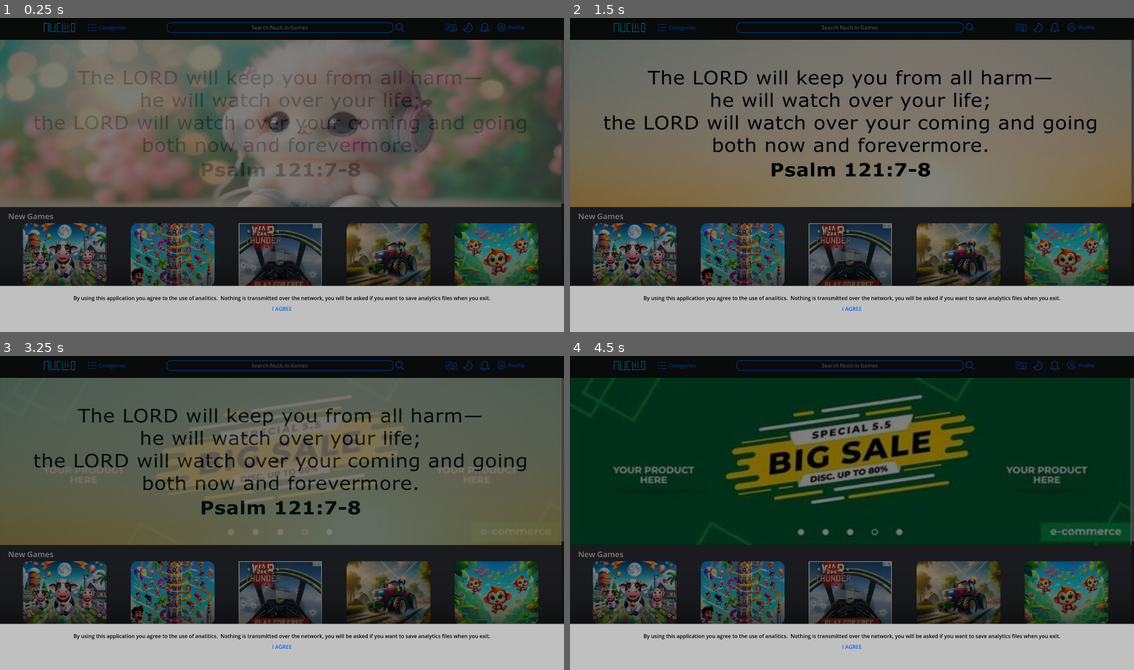
Above: before the commit, frames 1-4 (two rows, left to right).
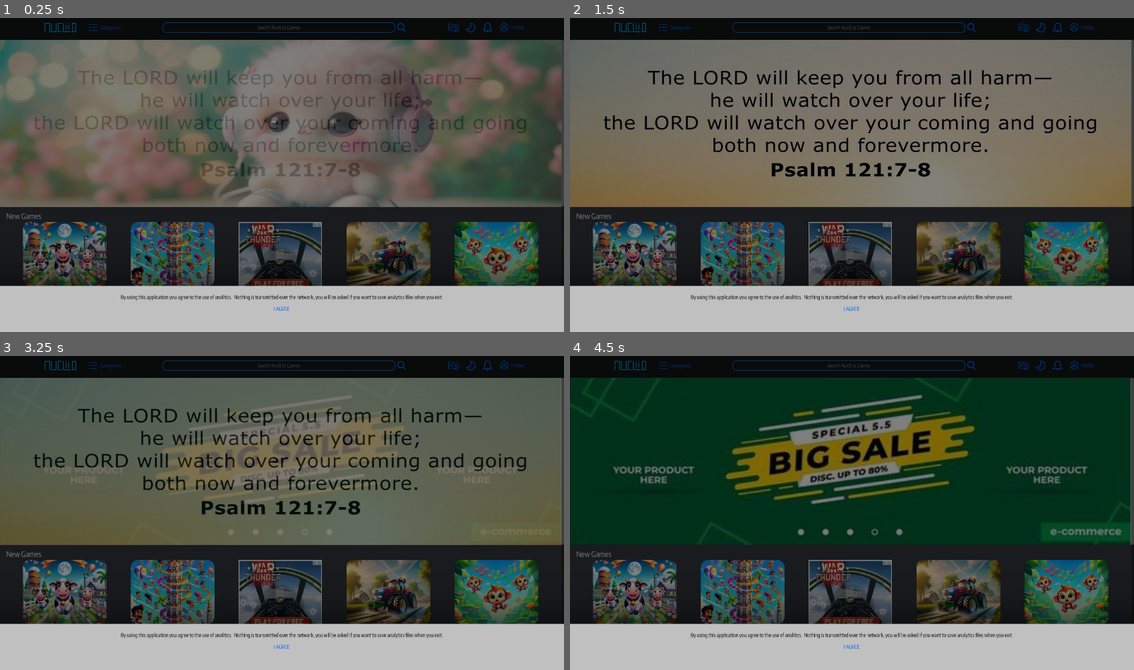
Above: after the commit, the same moments.

Repository: MichaelDawe/nucli.io
Game: Godot game, scene res://main.tscn
Two runs of this game, one before a commit and one after it. Both use one fixed random seed, a clock stepped at 60 frames per second and the inputs below.
Inputs (mouse positions are in pixels of both pictures, inside the frame that each line leads up to):
- Up to frame 1 (0.25 s): no input
- Up to frame 2 (1.5 s): click (852, 27) at 0.52 s; type "Alex" at 0.6 s; click (632, 253) at 1.27 s
- Up to frame 3 (3.25 s): click "Alpha" at 2 s; click (282, 594) at 2.75 s
- Up to frame 4 (4.5 s): click "Carp" at 3.5 s; click "Joe Monka" at 4.25 s

The runs differ from the first frame. In frame 1, 5.4% of the frame differs, in the area x 1-100%, y 1-94%; in frame 2, 5.4%; in frame 3, 5.4%; in frame 4, 5.4%.

Commit message:
added background music and background music volume to settings page

Diff:
--- a/creator_dashboard_upload.tscn
+++ b/creator_dashboard_upload.tscn
@@ -143,7 +143,6 @@
 expand_mode = 1
 
 [node name="_CreatorAnalitics1" type="TextureRect" parent="."]
-visible = false
 layout_mode = 1
 anchors_preset = 15
 anchor_right = 1.0
@@ -191,6 +190,7 @@
 size_flags_vertical = 3
 
 [node name="CreatorDashboardHome" type="MarginContainer" parent="ScrollContainer/VBoxContainer"]
+visible = false
 layout_mode = 2
 theme_override_constants/margin_left = 32
 theme_override_constants/margin_top = 32
@@ -984,8 +984,8 @@
 layout_mode = 2
 
 [node name="creatorCap" type="Button" parent="ScrollContainer/VBoxContainer/CreatorAnalitics1/HBoxContainer/all/HBoxContainer"]
-modulate = Color(0.682353, 1, 1, 1)
-layout_mode = 2
+layout_mode = 2
+theme_override_colors/font_color = Color(0.682353, 1, 1, 1)
 theme_override_font_sizes/font_size = 48
 text = "CREATOR_CAP"
 
@@ -1038,8 +1038,8 @@
 text = "CREATOR_CAP"
 
 [node name="gamesCap" type="Button" parent="ScrollContainer/VBoxContainer/CreatorAnalitics2/HBoxContainer/all/HBoxContainer"]
-modulate = Color(0.682353, 1, 1, 1)
-layout_mode = 2
+layout_mode = 2
+theme_override_colors/font_color = Color(0.682353, 1, 1, 1)
 theme_override_font_sizes/font_size = 48
 text = "GAMES_CAP"
 
@@ -1054,7 +1054,6 @@
 size_flags_stretch_ratio = 0.13
 
 [node name="CreatorAnalitics3" type="MarginContainer" parent="ScrollContainer/VBoxContainer"]
-visible = false
 layout_mode = 2
 theme_override_constants/margin_left = 32
 theme_override_constants/margin_top = 32
@@ -1092,8 +1091,8 @@
 text = "GAMES_CAP"
 
 [node name="audienceCap" type="Button" parent="ScrollContainer/VBoxContainer/CreatorAnalitics3/HBoxContainer/all/HBoxContainer"]
-modulate = Color(0.682353, 1, 1, 1)
-layout_mode = 2
+layout_mode = 2
+theme_override_colors/font_color = Color(0.682353, 1, 1, 1)
 theme_override_font_sizes/font_size = 48
 text = "AUDIENCE_CAP"
 
--- a/main.gd
+++ b/main.gd
@@ -38,6 +38,7 @@
 
 # Called when the node enters the scene tree for the first time.
 func _ready() -> void:
+	$AudioStreamPlayer2D.volume_db = 10 * (log(32 / 100.0) / log(10))
 	# stop it automatically quitting
 	get_tree().set_auto_accept_quit(false)
 	# setup blank textures for heatmapping
--- a/main.tscn
+++ b/main.tscn
@@ -1,8 +1,9 @@
-[gd_scene load_steps=11 format=3 uid="uid://d3gpte1wfoao5"]
+[gd_scene load_steps=12 format=3 uid="uid://d3gpte1wfoao5"]
 
 [ext_resource type="Theme" uid="uid://cr3crcndaspom" path="res://dark_theme.tres" id="1_2vevm"]
 [ext_resource type="Script" path="res://main.gd" id="2_sxit2"]
 [ext_resource type="PackedScene" uid="uid://c6nre2k4bjr8u" path="res://homepage.tscn" id="3_q5ewc"]
+[ext_resource type="AudioStream" uid="uid://ccj7rwrf7ntjb" path="res://Judgement 4.mp3" id="8_krj12"]
 [ext_resource type="Texture2D" uid="uid://cg34lgnfrsbeh" path="res://icons/gradient.png" id="10_kl8m7"]
 [ext_resource type="Texture2D" uid="uid://34csch8evipr" path="res://icons/arrow-23-32.png" id="11_ttvpd"]
 [ext_resource type="PackedScene" uid="uid://b1prkplw8ql7d" path="res://header.tscn" id="12_mainc"]
@@ -161,5 +162,9 @@
 mouse_filter = 2
 expand_mode = 1
 
+[node name="AudioStreamPlayer2D" type="AudioStreamPlayer2D" parent="."]
+stream = ExtResource("8_krj12")
+autoplay = true
+
 [connection signal="pressed" from="Gradient/Scroll_down_button" to="." method="_on_scroll_down_button_pressed"]
 [connection signal="pressed" from="Consent/Accept_Concent_Button" to="." method="_on_accept_concent_button_pressed"]
--- a/project.godot
+++ b/project.godot
@@ -22,6 +22,10 @@
 window/size/resizable=false
 window/subwindows/embed_subwindows=false
 
+[gui]
+
+theme/custom_font="res://encode-sans.compressed.ttf"
+
 [input]
 
 enter={
--- /dev/null
+++ b/settings.gd
@@ -0,0 +1,11 @@
+extends Control
+
+
+func _ready() -> void:
+	var v = get_parent().get_node("AudioStreamPlayer2D").volume_db
+	var k = pow(10, (v / 10.0))
+	$HSlider.value = 100 * k
+
+
+func _on_h_slider_drag_ended(value_changed: bool) -> void:
+	get_parent().get_node("AudioStreamPlayer2D").volume_db = 10 * (log($HSlider.value / 100.0) / log(10))
--- a/settings.tscn
+++ b/settings.tscn
@@ -1,6 +1,7 @@
-[gd_scene load_steps=2 format=3 uid="uid://cjfacka6fgpd7"]
+[gd_scene load_steps=3 format=3 uid="uid://cjfacka6fgpd7"]
 
 [ext_resource type="Texture2D" uid="uid://d1frr51h4g6wv" path="res://temp/settings_page.png" id="1_6p41r"]
+[ext_resource type="Script" path="res://settings.gd" id="1_pdykn"]
 
 [node name="Content" type="Control"]
 layout_mode = 3
@@ -9,6 +10,7 @@
 anchor_bottom = 1.0
 grow_horizontal = 2
 grow_vertical = 2
+script = ExtResource("1_pdykn")
 
 [node name="TextureRect" type="TextureRect" parent="."]
 layout_mode = 1
@@ -19,3 +21,13 @@
 grow_vertical = 2
 texture = ExtResource("1_6p41r")
 expand_mode = 1
+
+[node name="HSlider" type="HSlider" parent="."]
+layout_mode = 0
+offset_left = 487.0
+offset_top = 557.0
+offset_right = 844.0
+offset_bottom = 604.0
+value = 32.0
+
+[connection signal="drag_ended" from="HSlider" to="." method="_on_h_slider_drag_ended"]
Not shown, added: Judgement 4.mp3.import
Binary file added: encode-sans.compressed.ttf
Not shown, added: encode-sans.compressed.ttf.import
Binary file added: saira-extracondensed.regular.ttf
Not shown, added: saira-extracondensed.regular.ttf.import
Not shown, added: Judgement 4.mp3
